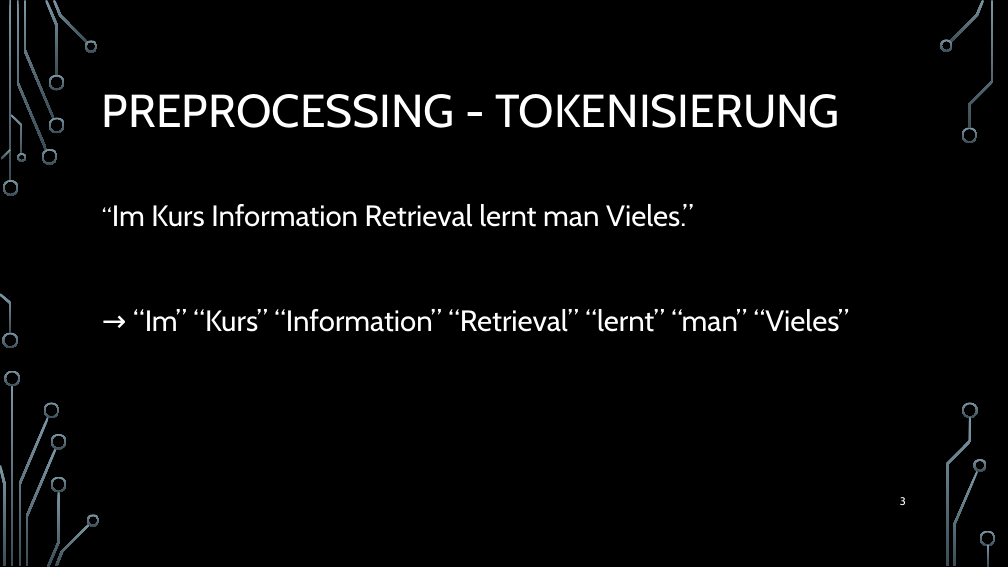
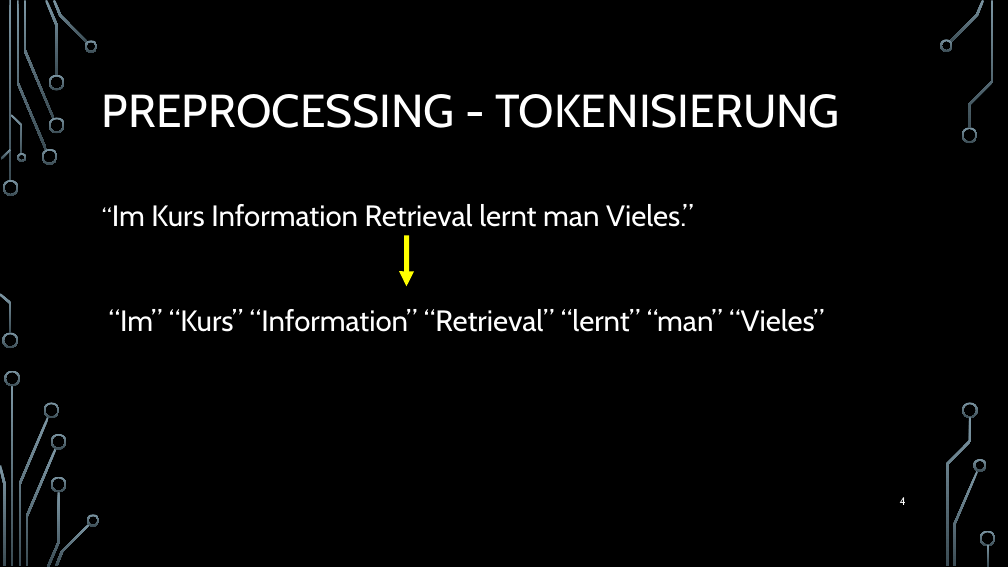
Before and after one commit to TPrime001/Grundgesetz, a slide deck: slide 4 of pres/Information Retrieval.pptx (slide 3 before the commit). Drawn at 1008x567 pixels with LibreOffice and Linux fonts; fonts in the diff are those of the drawing; background and template pictures are left out. Boxes give left, top, right and bottom in pixels: in the first picture for what was removed or moved away, otherwise in the second. Text is boxed around its words. In the diff, an @@ line names an element or a change of style, - is before the commit and + after.

```diff
--- a/pres/Information Retrieval.pptx
+++ b/pres/Information Retrieval.pptx
@@ arrow added from (407, 235) to (407, 287), #FFFF00 4.75 pt @@
@@ text at [109, 309, 824, 332]: text changed @@
-→ “Im” “Kurs” “Information” “Retrieval” “lernt” “man” “Vieles”
+“Im” “Kurs” “Information” “Retrieval” “lernt” “man” “Vieles”
@@ page number at [900, 497, 906, 505]: text changed @@
-3
+4
```
Also in this commit, not shown: 5 other slides changed, 7 slides added, 2 slides removed, 1 other file.
